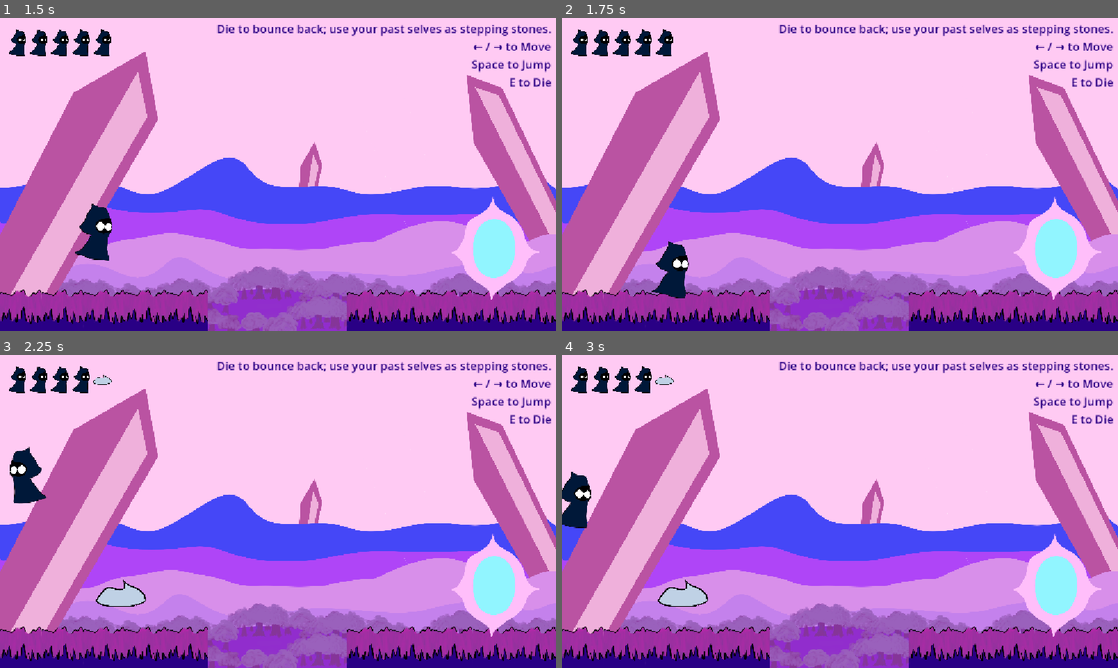
Above: before the commit, frames 1-4 (two rows, left to right).
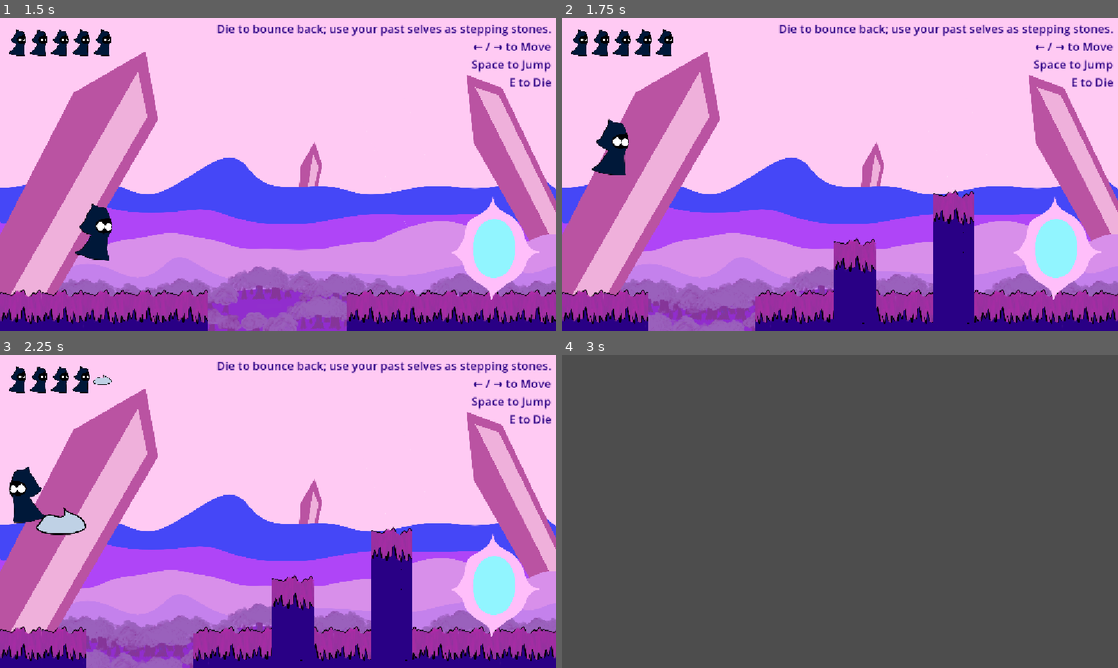
Above: after the commit, the same moments.

Repository: tomateaux/Haven-2026
Game: Godot game, scene res://Title.tscn
Same seed, same stepped clock (60 frames per second), same inputs: the game is played once before the commit and once after it. This scene is started directly instead of the project's main scene.
Inputs:
- Up to frame 1 (1.5 s): tap Enter (proceed) at 0.5 s; hold Enter (proceed) 0.53-1.28 s; hold Right (ui_right) from 0.53 s (still down); tap Space (jump, bound only after the commit) at 0.77, 0.8, 1.07, 1.35 s
- Up to frame 2 (1.75 s): keep holding Right (ui_right); tap Space (jump, bound only after the commit) at 1.52 s; tap Enter (proceed) at 1.55 s
- Up to frame 3 (2.25 s): tap Space (jump, bound only after the commit) at 1.82 s; release Right (ui_right) at 2.03 s; hold Left (ui_left) from 2.03 s (still down); tap E (die) at 2.1 s
- Up to frame 4 (3 s): tap Space (jump, bound only after the commit) at 2.3 s; release Left (ui_left) at 2.78 s; hold Right (ui_right) from 2.78 s (still down); tap Enter (proceed) at 2.85 s

Frame 1 is identical in both runs. In frame 2, 12% of the frame differs, in the area x 5-100%, y 32-100%; in frame 3, 12%; in frame 4, 100%, in the area x 0-100%, y 0-100%.

Commit message:
feat: add scene transitions

Diff:
--- a/Level1.tscn
+++ b/Level1.tscn
@@ -1,6 +1,6 @@
 [gd_scene format=4 uid="uid://cls6h3ppwq0hv"]
 
-[ext_resource type="Script" uid="uid://dwaeql03gxfnn" path="res://level_2.gd" id="1_5g1s2"]
+[ext_resource type="Script" uid="uid://crd0sgppu6el0" path="res://level_1.gd" id="1_5py54"]
 [ext_resource type="Texture2D" uid="uid://c0w7va5o2myao" path="res://Background.png" id="1_dn5ey"]
 [ext_resource type="Texture2D" uid="uid://ranhxfen078e" path="res://ground.png" id="2_lmyl5"]
 [ext_resource type="Texture2D" uid="uid://bouuqs5ipu1cq" path="res://Ground2.png" id="3_lmyl5"]
@@ -3017,7 +3017,7 @@
 sources/2 = SubResource("TileSetAtlasSource_mlbie")
 
 [node name="Node" type="Node" unique_id=2003845105]
-script = ExtResource("1_5g1s2")
+script = ExtResource("1_5py54")
 
 [node name="Background" type="Sprite2D" parent="." unique_id=1172685187]
 position = Vector2(6.9999995, -52.000015)
--- a/control.gd
+++ b/control.gd
@@ -9,5 +9,5 @@
 
 # Called every frame. 'delta' is the elapsed time since the previous frame.
 func _process(delta: float) -> void:
-	if Input.is_action_pressed("proceed"):
+	if Input.is_action_just_pressed("proceed"):
 			get_tree().change_scene_to_packed(level1_scene)
--- /dev/null
+++ b/level_1.gd
@@ -0,0 +1,16 @@
+extends Node
+
+var level2_scene: PackedScene = preload("res://Level2.tscn")
+
+
+# Called when the node enters the scene tree for the first time.
+func _ready() -> void:
+	pass # Replace with function body.
+
+
+# Called every frame. 'delta' is the elapsed time since the previous frame.
+func _process(delta: float) -> void:
+	if Input.is_action_just_pressed("proceed"):
+		get_tree().change_scene_to_packed(level2_scene)
+	elif Input.is_action_just_pressed("reset"):
+		get_tree().reload_current_scene()
--- a/level_2.gd
+++ b/level_2.gd
@@ -8,5 +8,7 @@
 
 # Called every frame. 'delta' is the elapsed time since the previous frame.
 func _process(delta: float) -> void:
-	if Input.is_action_just_pressed("reset"):
+	if Input.is_action_just_pressed("proceed"):
+		get_tree().change_scene_to_file("res://Title.tscn")
+	elif Input.is_action_just_pressed("reset"):
 		get_tree().reload_current_scene()
--- a/player.gd
+++ b/player.gd
@@ -29,7 +29,7 @@
 		velocity += get_gravity() * delta
 
 	# Handle jump.
-	if Input.is_action_just_pressed("ui_accept") and is_on_floor():
+	if Input.is_action_just_pressed("jump") and is_on_floor():
 		velocity.y = JUMP_VELOCITY
 
 	# Get the input direction and handle the movement/deceleration.
--- a/project.godot
+++ b/project.godot
@@ -37,6 +37,11 @@
 "events": [Object(InputEventKey,"resource_local_to_scene":false,"resource_name":"","device":-1,"window_id":0,"alt_press …(192 unchanged characters)…
 ]
 }
+jump={
+"deadzone": 0.2,
+"events": [Object(InputEventKey,"resource_local_to_scene":false,"resource_name":"","device":-1,"window_id":0,"alt_pressed":false,"shift_pressed":false,"ctrl_pressed":false,"meta_pressed":false,"pressed":false,"keycode":0,"physical_keycode":32,"key_label":0,"unicode":32,"location":0,"echo":false,"script":null)
+]
+}
 
 [physics]
 
Not shown, added: level_1.gd.uid
